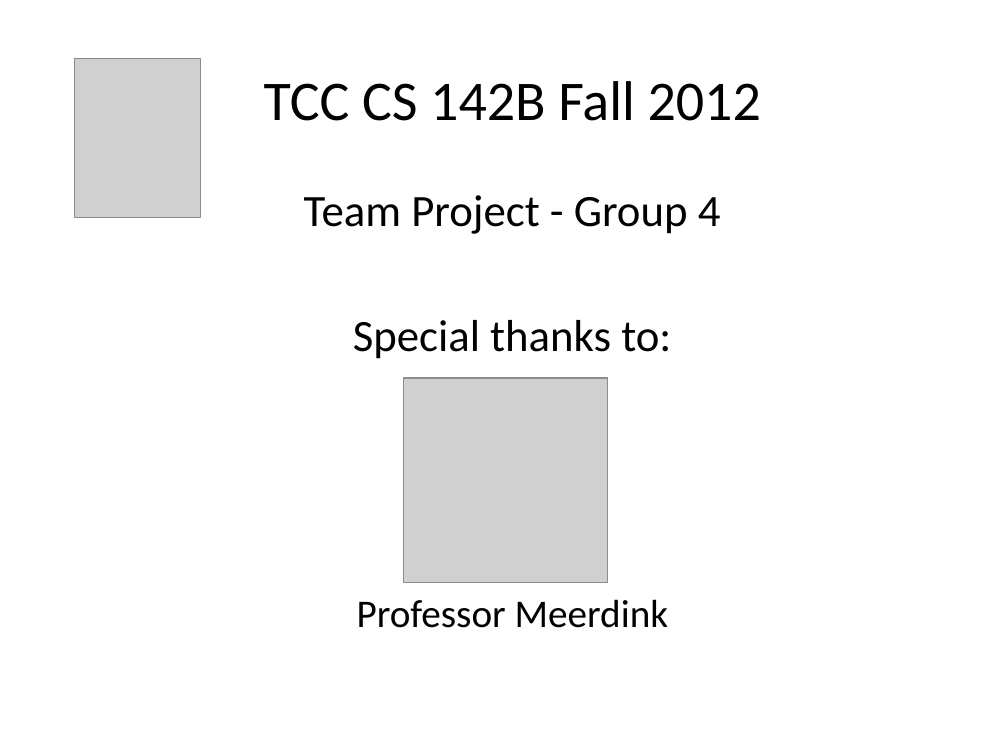
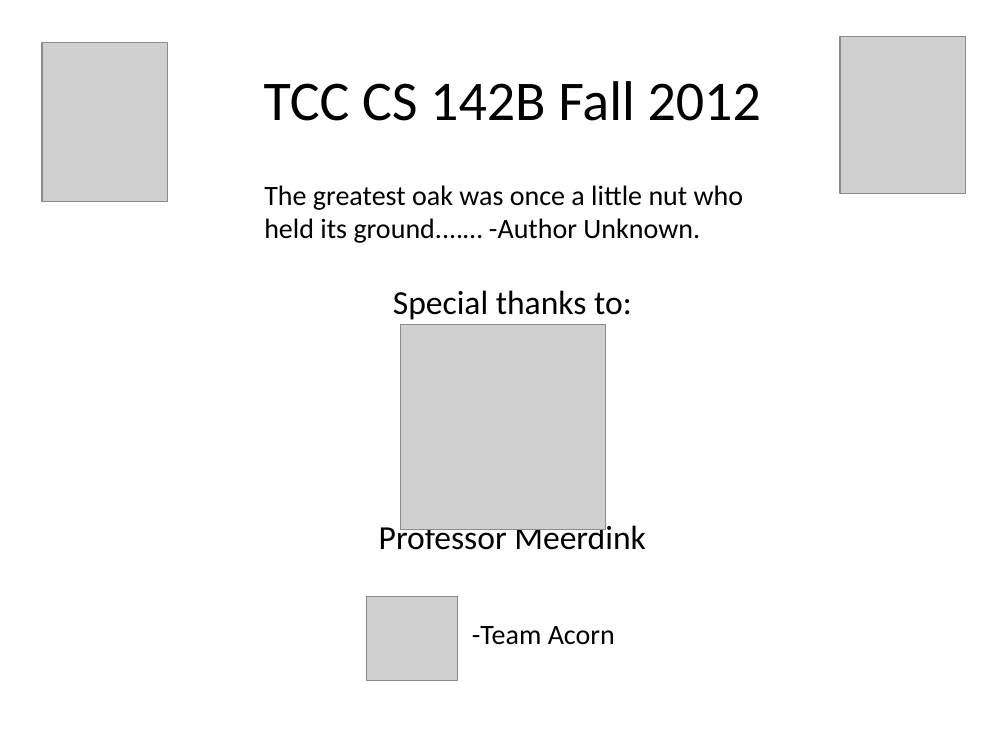
Before and after one commit to samhug/cs_142_final_project, a slide deck: slide 9 of JAVA Group Project Presentation.pptx (slide 10 before the commit). Drawn at 1008x756 pixels with LibreOffice and Linux fonts; fonts in the diff are those of the drawing; grey boxes stand for pictures. Boxes give left, top, right and bottom in pixels: in the first picture for what was removed or moved away, otherwise in the second. Text is boxed around its words. In the diff, an @@ line names an element or a change of style, - is before the commit and + after.

```diff
--- a/JAVA Group Project Presentation.pptx
+++ b/JAVA Group Project Presentation.pptx
@@ picture: place and size @@
-picture at <box>75,58,201,217</box>
+picture at <box>42,43,168,202</box>
@@ picture added at <box>840,36,966,193</box> @@
@@ subtitle "Special thanks to:" at <box>379,290,646,550</box>: size 32 to 24 pt in "Special thanks to:"; size 28 to 24 pt in "Professor Meerdink"; less space between paragraphs @@
@@ text added at <box>264,185,744,243</box>, 20 pt, text #000000 @@
+The greatest oak was once a little nut who held its ground....… -Author Unknown.
@@ subtitle at <box>304,195,721,234</box>: paragraph removed @@
-Team Project - Group 4
@@ picture: place and size @@
-picture at <box>403,378,608,583</box>
+picture at <box>401,325,606,529</box>
@@ picture added at <box>367,597,458,680</box> @@
@@ text added at <box>472,626,615,645</box>, 20 pt, text #000000 @@
+-Team Acorn
```
Also in this commit, not shown: 5 other slides changed, 3 slides added, 4 slides removed.
